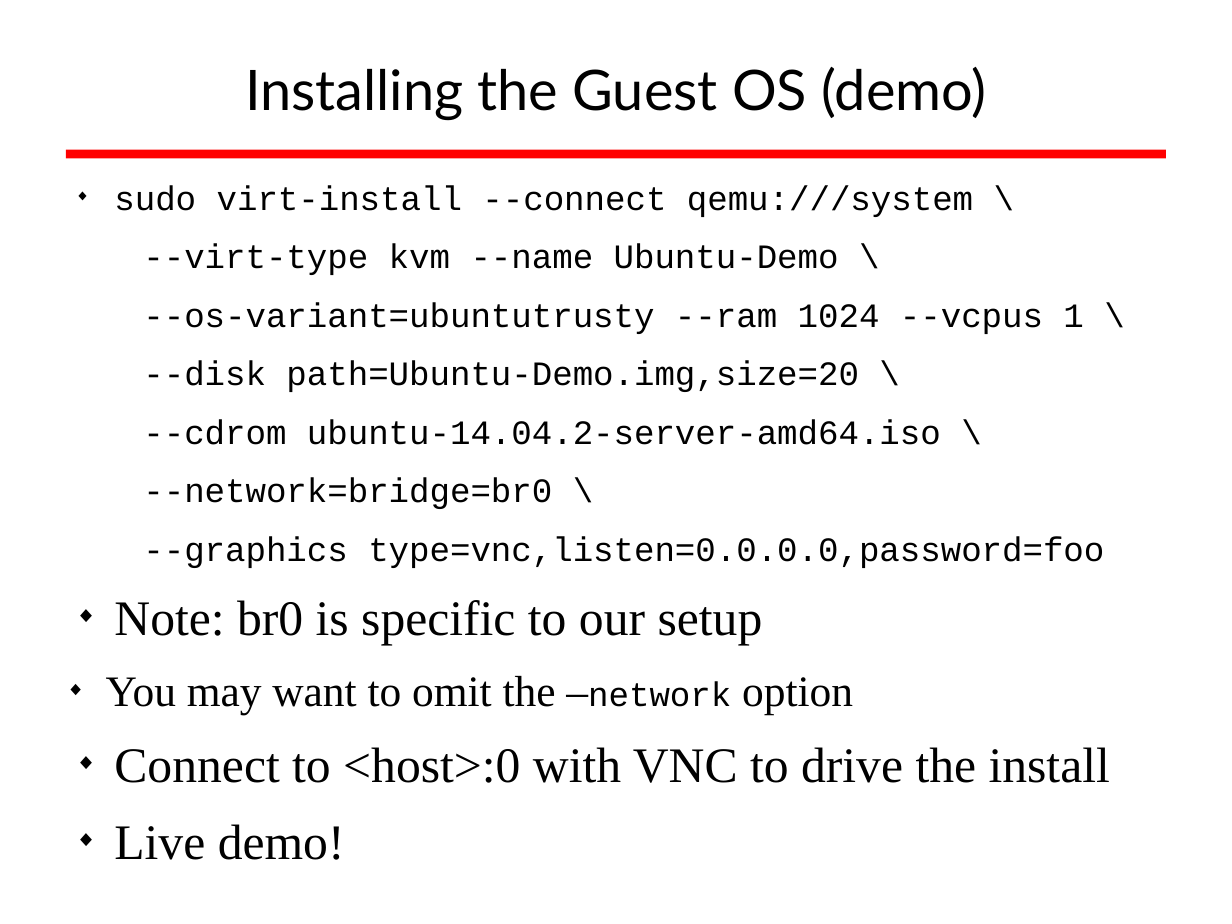
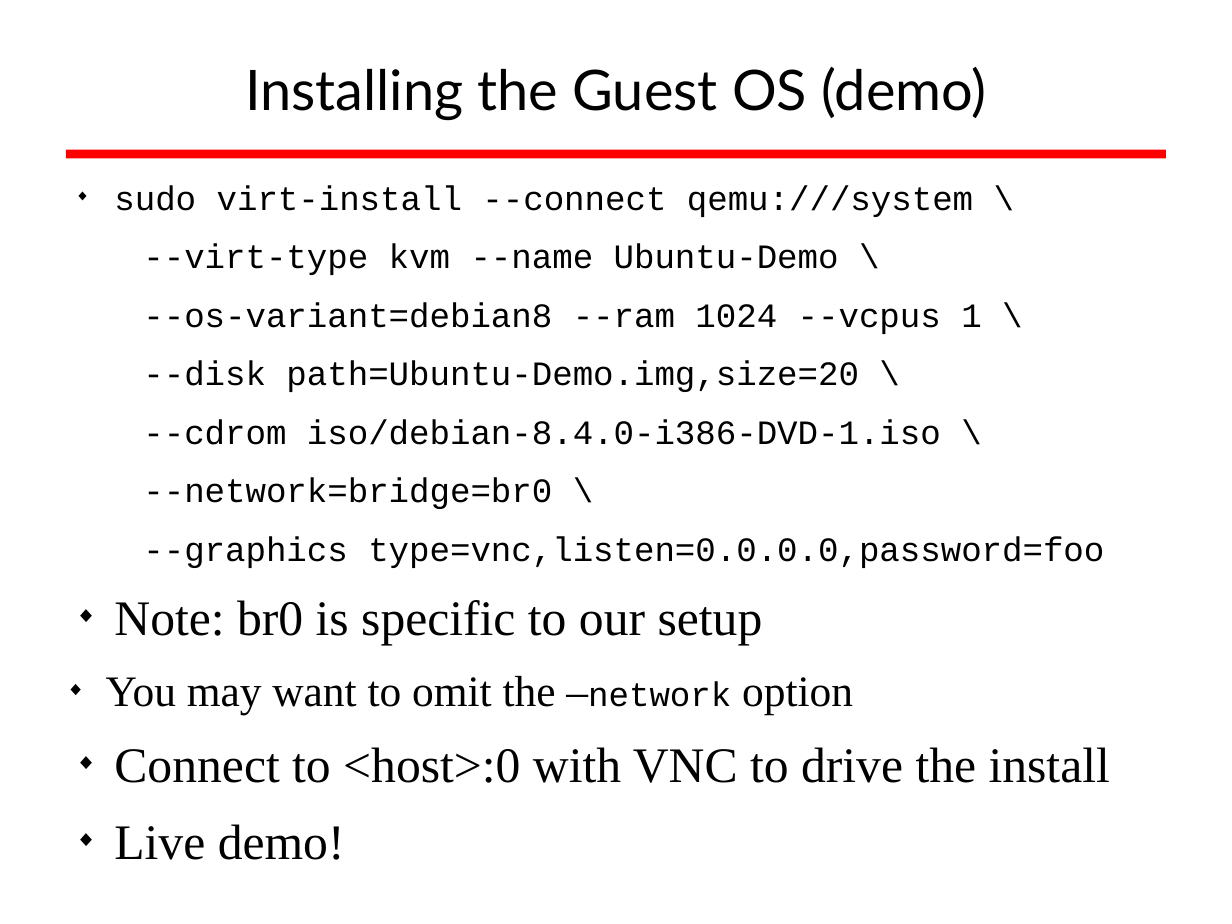
Before and after one commit to afnog/sse, a slide deck: slide 7 of virtualization/afnog_2016_virtualization_kvm_cw.odp. Drawn at 1232x924 pixels with LibreOffice and Linux fonts; fonts in the diff are those of the drawing; background and template pictures are left out. Boxes give left, top, right and bottom in pixels: in the first picture for what was removed or moved away, otherwise in the second. Text is boxed around its words. In the diff, an @@ line names an element or a change of style, - is before the commit and + after.

```diff
--- a/virtualization/afnog_2016_virtualization_kvm_cw.odp
+++ b/virtualization/afnog_2016_virtualization_kvm_cw.odp
@@ text at [143,302,981,334]: text changed @@
---os-variant=ubuntutrusty --ram 1024 --vcpus 1 \
+--os-variant=debian8 --ram 1024 --vcpus 1 \
@@ text at [143,419,941,445]: text changed @@
---cdrom ubuntu-14.04.2-server-amd64.iso \
+--cdrom iso/debian-8.4.0-i386-DVD-1.iso \
```
Also in this commit, not shown: 3 other slides changed, 1 slide added.
